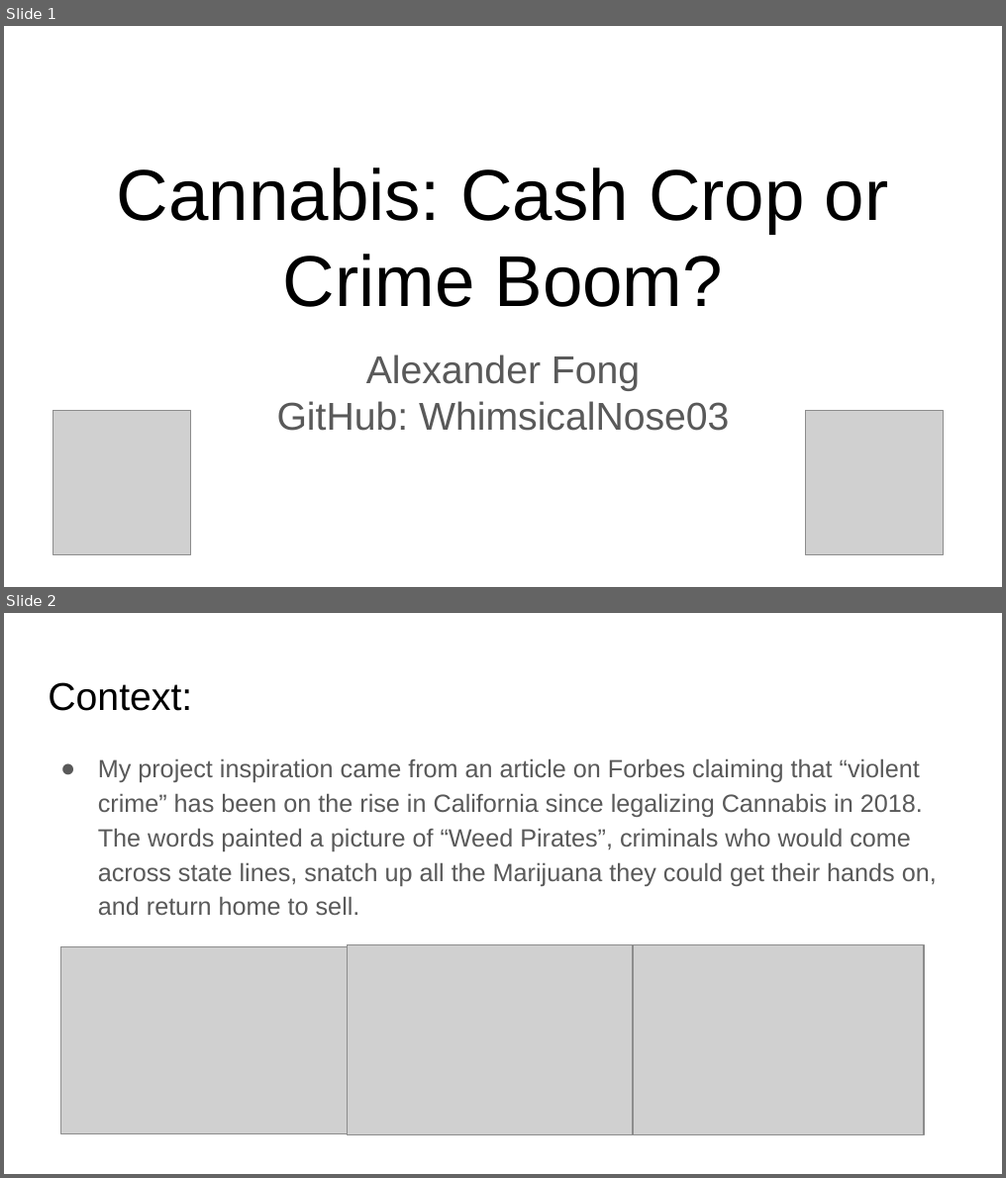
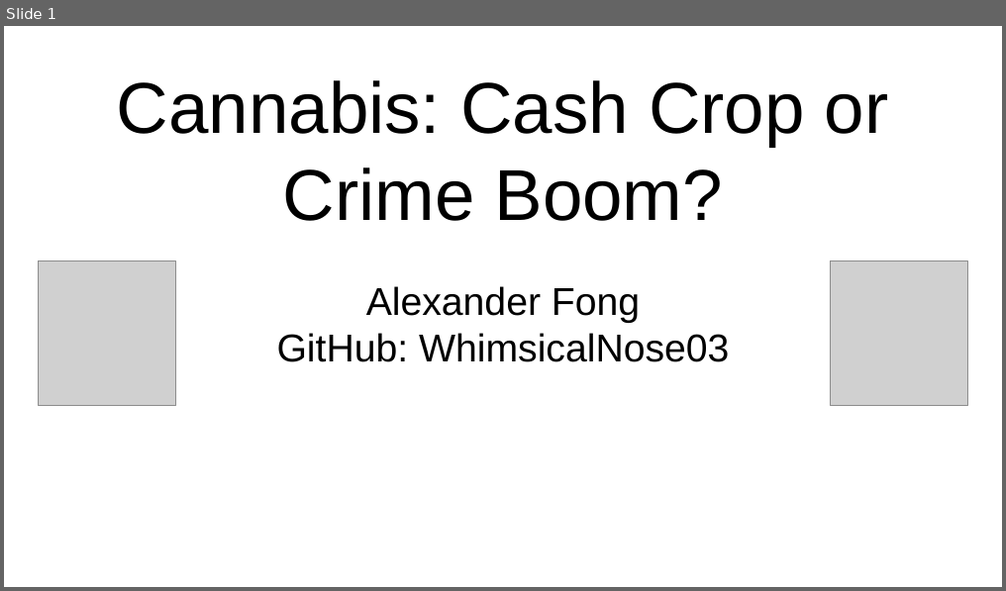
Before and after one commit to WhimsicalNose03/Cannabis-Cash-Crop-or-Crime-Boom-, a slide deck: Cannabis_ Cash Crop or Crime Boom_.pptx. Shown one above the other, each under a label of ours: slides 1 and 2 before the commit, slide 1 after it. The pictures are 1006x1178 and 1006x591 pixels, drawn with LibreOffice and Linux fonts; fonts in the diff are those of the drawing; grey boxes stand for pictures; background and template pictures are left out. Boxes give left, top, right and bottom in pixels: in the first picture for what was removed or moved away, otherwise in the second. Text is boxed around its words. In the diff, an @@ line names an element or a change of style, - is before the commit and + after.

```diff
--- a/Cannabis_ Cash Crop or Crime Boom_.pptx
+++ b/Cannabis_ Cash Crop or Crime Boom_.pptx
@@ slide 2 removed at (x1=4, y1=613, x2=1002, y2=1174), background #FFFFFF @@
@@ title removed at (x1=48, y1=682, x2=192, y2=711) @@
-Context:
@@ text removed at (x1=98, y1=759, x2=937, y2=915) @@
-● My project inspiration came from an article on Forbes claiming that “violent crime” has been on the rise in California since legalizing Cannabis in 2018. The words painted a picture of “Weed Pirates”, criminals who would come across state lines, snatch up all the Marijuana they could get their hands on, and return home to sell.
@@ picture removed at (x1=60, y1=948, x2=347, y2=1134) @@
@@ picture removed at (x1=348, y1=946, x2=633, y2=1136) @@
@@ picture removed at (x1=633, y1=946, x2=924, y2=1136) @@
@@ slide 1 changed as well @@
@@ title "Cannabis: Cash Crop or Crime ..." moved from (x1=117, y1=168, x2=889, y2=307) to (x1=117, y1=80, x2=889, y2=221) @@
@@ picture moved from (x1=53, y1=411, x2=190, y2=555) to (x1=38, y1=262, x2=175, y2=405) @@
@@ picture moved from (x1=805, y1=411, x2=944, y2=555) to (x1=831, y1=262, x2=968, y2=405) @@
@@ subtitle "Alexander Fong" moved from (x1=277, y1=355, x2=729, y2=431) to (x1=277, y1=286, x2=729, y2=363) @@
@@ subtitle "Alexander Fong" at (x1=277, y1=286, x2=729, y2=363): text colour #595959 to #000000 @@
```
Also in this commit, not shown: 2 other slides changed, 3 slides added, 4 other slides removed.
